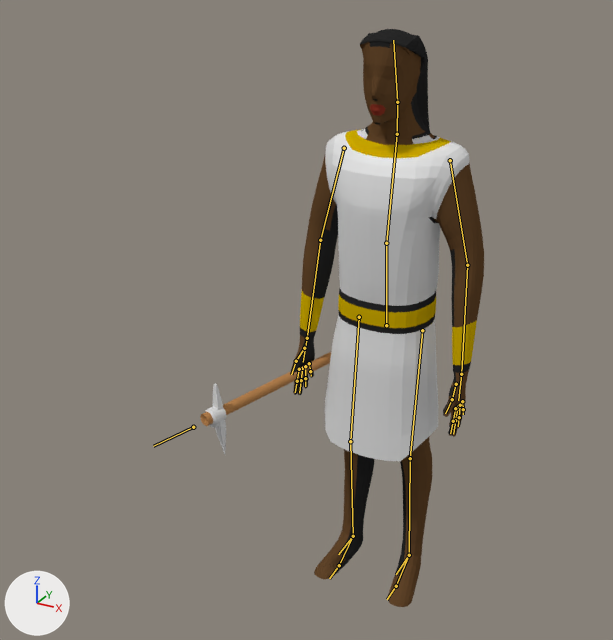
The Blender file RTS Dev Project/Assets/Models/Characters/egipcians/egyptians_civilian.blend, before and after one commit.
Camera for both pictures: a camera (50 mm lens) standing at (2.88, -6.71, 6.12) and looking at (-0.35, -0.85, 3.19). Lighting does not change. The marker at lower left points along +X, +Y and +Z. The bones that bend it are drawn over the model as lines.

Objects in the first picture: 'Circle', 'human'.
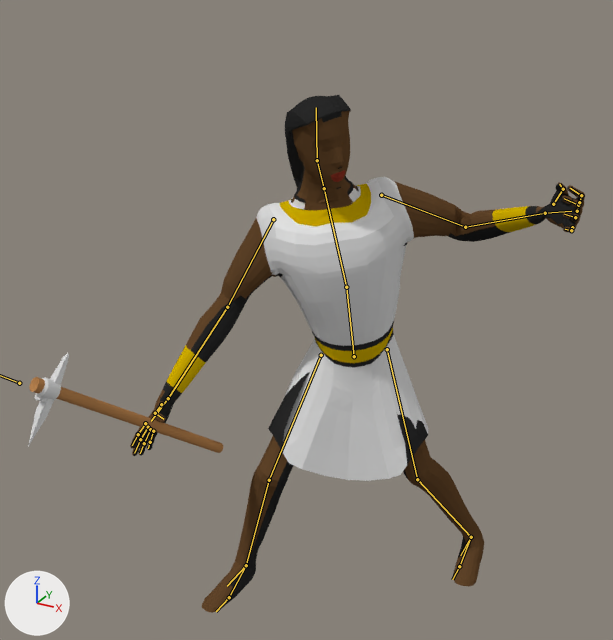
The newer file adds an action. The first version stands in its rest pose; the second is drawn at frame 20 of the action 'attack'.

Changed parts and their boxes [x1, y1, x2, y2] in the pictures (613 x 640 px):
'human', posed (135% wider, 10% shorter)
    before: [291, 29, 484, 607]
    after: [130, 95, 585, 613]
'Circle', posed
    before: [200, 352, 331, 454]
    after: [28, 353, 223, 453]
bone 'torso', root to tip
    before: (386, 325) to (386, 243)
    after: (354, 356) to (346, 287)
bone 'chest', root to tip
    before: (386, 243) to (397, 134)
    after: (346, 287) to (324, 188)
bone 'head', root to tip
    before: (397, 102) to (393, 40)
    after: (317, 160) to (316, 107)
bone 'upper arm.L', root to tip
    before: (450, 160) to (467, 265)
    after: (381, 195) to (465, 227)
bone 'hand.L', root to tip
    before: (461, 374) to (458, 400)
    after: (545, 213) to (571, 211)
bone 'upper thumb.L', root to tip
    before: (456, 384) to (452, 399)
    after: (553, 204) to (563, 189)
bone 'lower thumb.L', root to tip
    before: (452, 399) to (445, 413)
    after: (563, 189) to (559, 184)
bone 'upper middle.L', root to tip
    before: (458, 406) to (455, 420)
    after: (577, 211) to (578, 205)
bone 'lower middle.L', root to tip
    before: (455, 420) to (453, 434)
    after: (578, 205) to (564, 198)
bone 'upper index.L', root to tip
    before: (455, 408) to (453, 421)
    after: (579, 202) to (581, 195)
bone 'lower index.L', root to tip
    before: (453, 421) to (450, 433)
    after: (581, 195) to (570, 188)
bone 'upper ring.L', root to tip
    before: (460, 405) to (459, 417)
    after: (575, 218) to (575, 217)
bone 'lower ring.L', root to tip
    before: (459, 417) to (458, 426)
    after: (575, 217) to (564, 214)
bone 'upper pinky.L', root to tip
    before: (462, 401) to (463, 409)
    after: (572, 227) to (571, 230)
bone 'lower pinky.L', root to tip
    before: (463, 409) to (463, 414)
    after: (571, 230) to (565, 229)
bone 'lower arm.R', root to tip
    before: (320, 240) to (307, 338)
    after: (227, 307) to (168, 398)
bone 'hand.R', root to tip
    before: (307, 338) to (303, 362)
    after: (168, 398) to (151, 421)
bone 'upper thumb.R', root to tip
    before: (304, 348) to (296, 361)
    after: (161, 404) to (155, 413)
bone 'lower thumb.R', root to tip
    before: (296, 361) to (291, 374)
    after: (155, 413) to (163, 419)
bone 'lower middle.R', root to tip
    before: (301, 380) to (299, 393)
    after: (140, 439) to (134, 453)
bone 'lower index.R', root to tip
    before: (297, 381) to (295, 392)
    after: (138, 434) to (132, 445)
bone 'lower leg.R', root to tip
    before: (350, 441) to (353, 536)
    after: (269, 480) to (246, 565)

What the commit changed:
Bone 'torso' (bone_torso) moves from (0.0, 0.0, 0.0) to (0.226, -0.276, 0.016).
Bone 'torso' (bone_torso) turns from (0, 0, 0) to (-12, 27, -5) degrees about its own x, y and z.
Bone 'chest' (bone_chest) turns from (0, 0, 0) to (-1, 4, 7) degrees about its own x, y and z.
Bone 'head' (bone_head) turns from (0, 0, 0) to (-1, 21, 9) degrees about its own x, y and z.
Bone 'upper arm.L' (bone_upper_arm_l) moves from (0.0, 0.0, 0.0) to (0.035, -0.011, -0.005).
Bone 'hand.L' (bone_hand_l) turns from (0, 0, 0) to (46, -113, -43) degrees about its own x, y and z.
Bone 'upper thumb.L' (bone_upper_thumb_l) turns from (0, 0, 0) to (-5, -28, -25) degrees about its own x, y and z.
Bone 'lower thumb.L' (bone_lower_thumb_l) turns from (0, 0, 0) to (-34, -4, -28) degrees about its own x, y and z.
Bone 'upper middle.L' (bone_upper_middle_l) moves from (0.0, 0.0, 0.0) to (0.002, -0.001, 0.0).
Bone 'upper middle.L' (bone_upper_middle_l) turns from (0, 0, 0) to (5, -6, -50) degrees about its own x, y and z.
Bone 'lower middle.L' (bone_lower_middle_l) moves from (0.0, 0.0, 0.0) to (0.004, -0.002, 0.0).
Bone 'lower middle.L' (bone_lower_middle_l) turns from (0, 0, 0) to (4, -10, -66) degrees about its own x, y and z.
Bone 'upper index.L' (bone_upper_index_l) moves from (0.0, 0.0, 0.0) to (-0.002, 0.002, 0.0).
Bone 'upper index.L' (bone_upper_index_l) turns from (0, 0, 0) to (4, -11, -50) degrees about its own x, y and z.
Bone 'lower index.L' (bone_lower_index_l) moves from (0.0, 0.0, 0.0) to (-0.015, 0.006, -0.003).
Bone 'lower index.L' (bone_lower_index_l) turns from (0, 0, 0) to (9, -18, -65) degrees about its own x, y and z.
Bone 'upper ring.L' (bone_upper_ring_l) moves from (0.0, 0.0, 0.0) to (-0.003, -0.002, 0.0).
Bone 'upper ring.L' (bone_upper_ring_l) turns from (0, 0, 0) to (3, 6, 51) degrees about its own x, y and z.
Bone 'lower ring.L' (bone_lower_ring_l) moves from (0.0, 0.0, 0.0) to (0.017, -0.006, 0.001).
Bone 'lower ring.L' (bone_lower_ring_l) turns from (0, 0, 0) to (0, -3, -66) degrees about its own x, y and z.
Bone 'upper pinky.L' (bone_upper_pinky_l) moves from (0.0, 0.0, 0.0) to (0.003, 0.001, 0.0).
Bone 'upper pinky.L' (bone_upper_pinky_l) turns from (0, 0, 0) to (9, 18, 48) degrees about its own x, y and z.
Bone 'lower pinky.L' (bone_lower_pinky_l) moves from (0.0, 0.0, 0.0) to (0.006, 0.001, -0.001).
Bone 'lower pinky.L' (bone_lower_pinky_l) turns from (0, 0, 0) to (-1, 6, 65) degrees about its own x, y and z.
Bone 'lower arm.R' (bone_lower_arm_r) turns from (0, 0, 0) to (-7, 41, 77) degrees about its own x, y and z.
Bone 'hand.R' (bone_hand_r) turns from (0, 0, 0) to (0, -23, 2) degrees about its own x, y and z.
Bone 'upper thumb.R' (bone_upper_thumb_r) turns from (0, 0, 0) to (-5, 28, 25) degrees about its own x, y and z.
Bone 'lower thumb.R' (bone_lower_thumb_r) turns from (0, 0, 0) to (-5, -1, 36) degrees about its own x, y and z.
Bone 'lower middle.R' (bone_lower_middle_r) moves from (0.0, 0.0, 0.0) to (0.0, -0.005, 0.001).
Bone 'lower middle.R' (bone_lower_middle_r) turns from (0, 0, 0) to (1, 2, 7) degrees about its own x, y and z.
Bone 'lower index.R' (bone_lower_index_r) moves from (0.0, 0.0, 0.0) to (0.002, 0.009, -0.004).
Bone 'lower index.R' (bone_lower_index_r) turns from (0, 0, 0) to (1, 3, 7) degrees about its own x, y and z.
Bone 'lower arm ik.L' (bone_lower_arm_ik_l) moves from (0.0, 0.0, 0.0) to (1.26, -1.109, 1.713).
Bone 'upper arm ik.L' (bone_upper_arm_ik_l) moves from (0.0, 0.0, 0.0) to (5.608, 1.566, -3.223).
Bone 'lower leg.R' (bone_lower_leg_r) moves from (0.0, 0.0, 0.0) to (-0.005, 0.0, -0.001).
Bone 'lower leg.R' (bone_lower_leg_r) turns from (0, 0, 0) to (0, 0, -2) degrees about its own x, y and z.
Bone 'lower arm ik.R' (bone_lower_arm_ik_r) moves from (0.0, 0.0, 0.0) to (-0.702, -0.648, 0.228).
Bone 'upper arm ik.R' (bone_upper_arm_ik_r) moves from (0.0, 0.0, 0.0) to (-0.225, -0.151, 0.085).
Bone 'leg control.L' (bone_leg_control_l) moves from (0.0, 0.0, 0.0) to (-0.301, -0.383, 0.0).
Bone 'leg control.R' (bone_leg_control_r) moves from (0.0, 0.0, 0.0) to (0.485, 0.615, 0.0).
